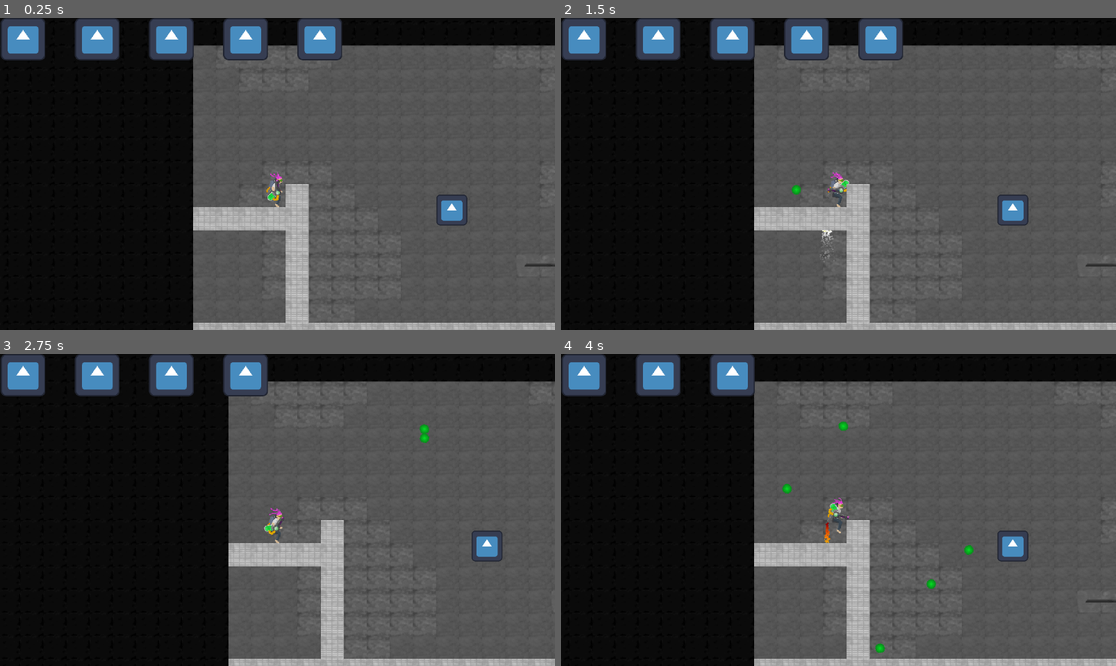
Above: before the commit, frames 1-4 (two rows, left to right).
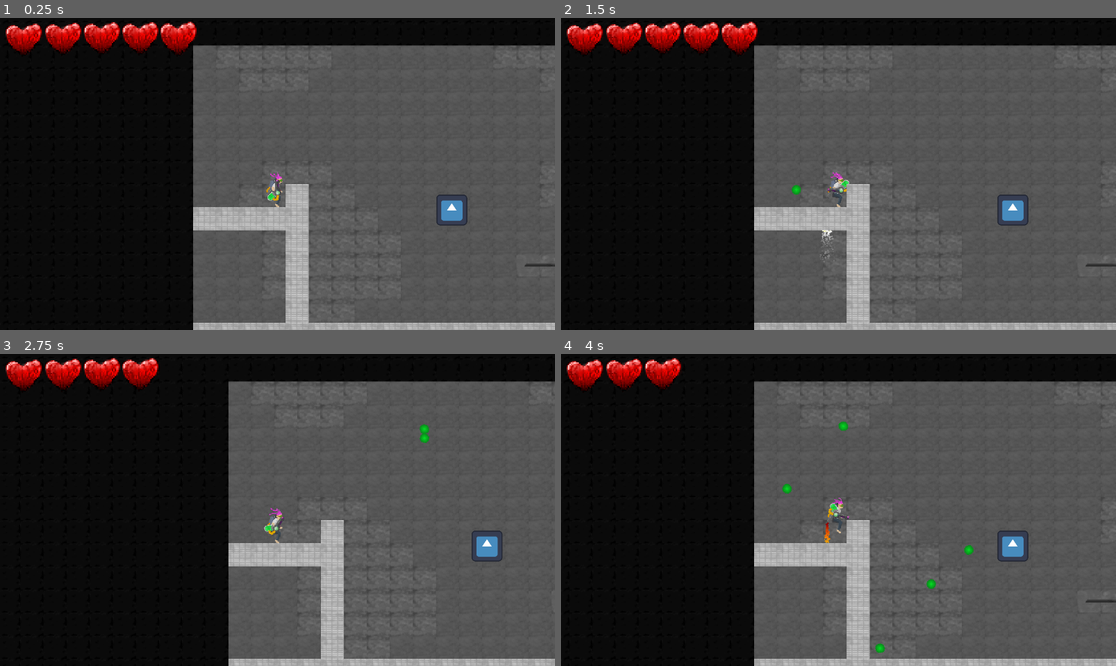
Above: after the commit, the same moments.

Repository: Sn0wy8/Haven
Game: Godot game, scene res://Scenes/main.tscn
Same seed, same stepped clock (60 frames per second), same inputs: the game is played once before the commit and once after it. The engine's default icon, where the game draws it, is replaced by a stand-in: a white triangle on a blue panel in a dark square.
Inputs (mouse positions are in pixels of both pictures, inside the frame that each line leads up to):
- Up to frame 1 (0.25 s): no input
- Up to frame 2 (1.5 s): move the mouse to (960, 158) at 0.52 s; hold D (RIGHT) from 0.53 s (still down); click (960, 158) at 0.6 s; tap W (UP) at 0.77 s; move the mouse to (727, 189) at 1.27 s; click (727, 189) at 1.35 s
- Up to frame 3 (2.75 s): tap W (UP) at 1.52 s; move the mouse to (333, 441) at 2.02 s; release D (RIGHT) at 2.03 s; hold A (LEFT) from 2.03 s (still down); click (333, 441) at 2.1 s
- Up to frame 4 (4 s): move the mouse to (810, 572) at 2.77 s; release A (LEFT) at 2.78 s; hold D (RIGHT) from 2.78 s (still down); click (810, 572) at 2.85 s; tap W (UP) at 3.02, 3.77 s; move the mouse to (1005, 556) at 3.52 s; click (1005, 556) at 3.6 s

The runs differ from the first frame. In frame 1, 6.1% of the frame differs, in the area x 0-62%, y 0-14%; in frame 2, 6.1%; in frame 3, 5.1%; in frame 4, 3.6%.

Commit message:
skibidi

Diff:
--- a/haven/Scenes/player.tscn
+++ b/haven/Scenes/player.tscn
@@ -2,13 +2,13 @@
 
 [ext_resource type="Script" uid="uid://b02i6gu8ut3mp" path="res://Scripts/player.gd" id="1_6t5aa"]
 [ext_resource type="Texture2D" uid="uid://c2vx0e4xsjvis" path="res://Assets/Sprites/Spritesheet.png" id="2_fkybt"]
-[ext_resource type="Texture2D" uid="uid://uelvhslkv8pv" path="res://icon.svg" id="2_vgqql"]
 [ext_resource type="Texture2D" uid="uid://bipdag450e2y6" path="res://Assets/Sprites/FALLING ACTUAL.png" id="3_3smsa"]
 [ext_resource type="PackedScene" uid="uid://c8815eok78ono" path="res://Scenes/gun.tscn" id="3_fkybt"]
 [ext_resource type="Texture2D" uid="uid://coxvsrbxqfm2j" path="res://Assets/Sprites/rising.png" id="4_8erm5"]
 [ext_resource type="Script" uid="uid://b13hwkbn70rvx" path="res://MyHurtBox.gd" id="4_vgqql"]
 [ext_resource type="Script" uid="uid://c4h5itovuljs3" path="res://Scenes/camera_2d.gd" id="6_f1ek2"]
 [ext_resource type="Texture2D" uid="uid://d155ogfwnkeo7" path="res://PARTICLE.png" id="6_x3wgy"]
+[ext_resource type="Texture2D" uid="uid://ogy4vk7pq0n0" path="res://hearb.png" id="9_f1ek2"]
 [ext_resource type="Script" uid="uid://b3w58g6t4y00r" path="res://Scenes/break_collide.gd" id="10_tx1dd"]
 
 [sub_resource type="AtlasTexture" id="AtlasTexture_x3wgy"]
@@ -100,7 +100,7 @@
 "duration": 1.0,
 "texture": SubResource("AtlasTexture_gymyn")
 }],
-"loop": true,
+"loop": 1,
 "name": &"default",
 "speed": 10.0
 }, {
@@ -120,7 +120,7 @@
 "duration": 1.0,
 "texture": SubResource("AtlasTexture_fd4e3")
 }],
-"loop": true,
+"loop": 1,
 "name": &"falling",
 "speed": 10.0
 }, {
@@ -143,7 +143,7 @@
 "duration": 1.0,
 "texture": SubResource("AtlasTexture_wpjfl")
 }],
-"loop": true,
+"loop": 1,
 "name": &"rising",
 "speed": 5.0
 }]
@@ -230,44 +230,44 @@
 
 [node name="heart" type="Sprite2D" parent="health_bar/HBoxContainer/heart" unique_id=105763785]
 position = Vector2(48, 44)
-scale = Vector2(0.7265625, 0.6875)
-texture = ExtResource("2_vgqql")
+scale = Vector2(2.8, 2.65)
+texture = ExtResource("9_f1ek2")
 
 [node name="heart2" type="TextureRect" parent="health_bar/HBoxContainer" unique_id=924898117]
 custom_minimum_size = Vector2(150.305, 0)
 layout_mode = 2
 
 [node name="heart" type="Sprite2D" parent="health_bar/HBoxContainer/heart2" unique_id=1493094175]
-position = Vector2(48, 44)
-scale = Vector2(0.7265625, 0.6875)
-texture = ExtResource("2_vgqql")
+position = Vector2(-24, 42)
+scale = Vector2(2.8, 2.65)
+texture = ExtResource("9_f1ek2")
 
 [node name="heart3" type="TextureRect" parent="health_bar/HBoxContainer" unique_id=963846076]
 custom_minimum_size = Vector2(150.305, 0)
 layout_mode = 2
 
 [node name="heart" type="Sprite2D" parent="health_bar/HBoxContainer/heart3" unique_id=1873137758]
-position = Vector2(48, 44)
-scale = Vector2(0.7265625, 0.6875)
-texture = ExtResource("2_vgqql")
+position = Vector2(-98, 41)
+scale = Vector2(2.8, 2.65)
+texture = ExtResource("9_f1ek2")
 
 [node name="heart4" type="TextureRect" parent="health_bar/HBoxContainer" unique_id=602490956]
 custom_minimum_size = Vector2(150.305, 0)
 layout_mode = 2
 
 [node name="heart" type="Sprite2D" parent="health_bar/HBoxContainer/heart4" unique_id=813835329]
-position = Vector2(48, 44)
-scale = Vector2(0.7265625, 0.6875)
-texture = ExtResource("2_vgqql")
+position = Vector2(-172, 41)
+scale = Vector2(2.8, 2.65)
+texture = ExtResource("9_f1ek2")
 
 [node name="heart5" type="TextureRect" parent="health_bar/HBoxContainer" unique_id=949393369]
 custom_minimum_size = Vector2(150.305, 0)
 layout_mode = 2
 
 [node name="heart" type="Sprite2D" parent="health_bar/HBoxContainer/heart5" unique_id=1755836210]
-position = Vector2(48, 44)
-scale = Vector2(0.7265625, 0.6875)
-texture = ExtResource("2_vgqql")
+position = Vector2(-246.99997, 42)
+scale = Vector2(2.8, 2.8)
+texture = ExtResource("9_f1ek2")
 
 [node name="health_timer" type="Timer" parent="." unique_id=263033467]
 
Binary file added: haven/hearb.png
Not shown, added: haven/hearb.png.import
